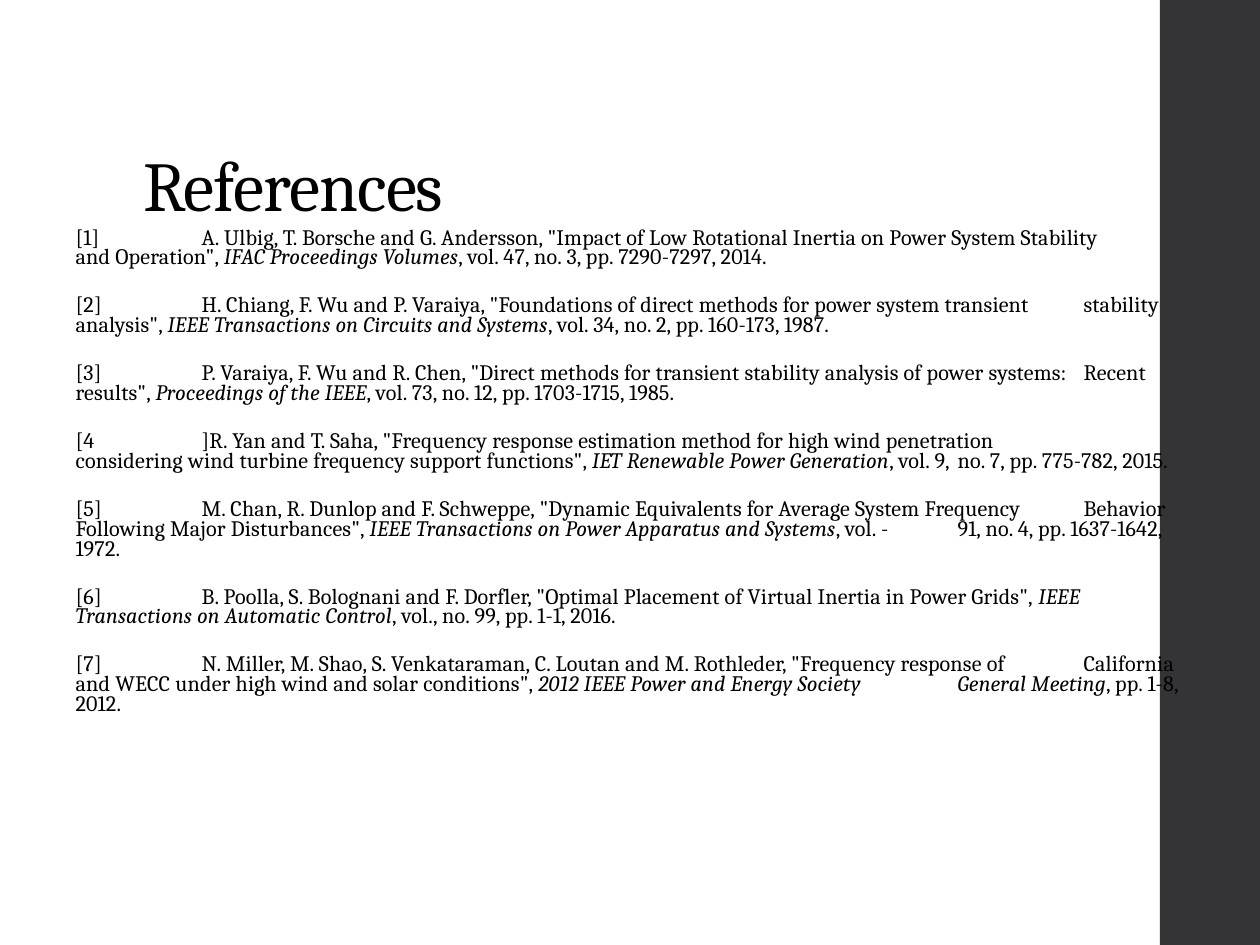
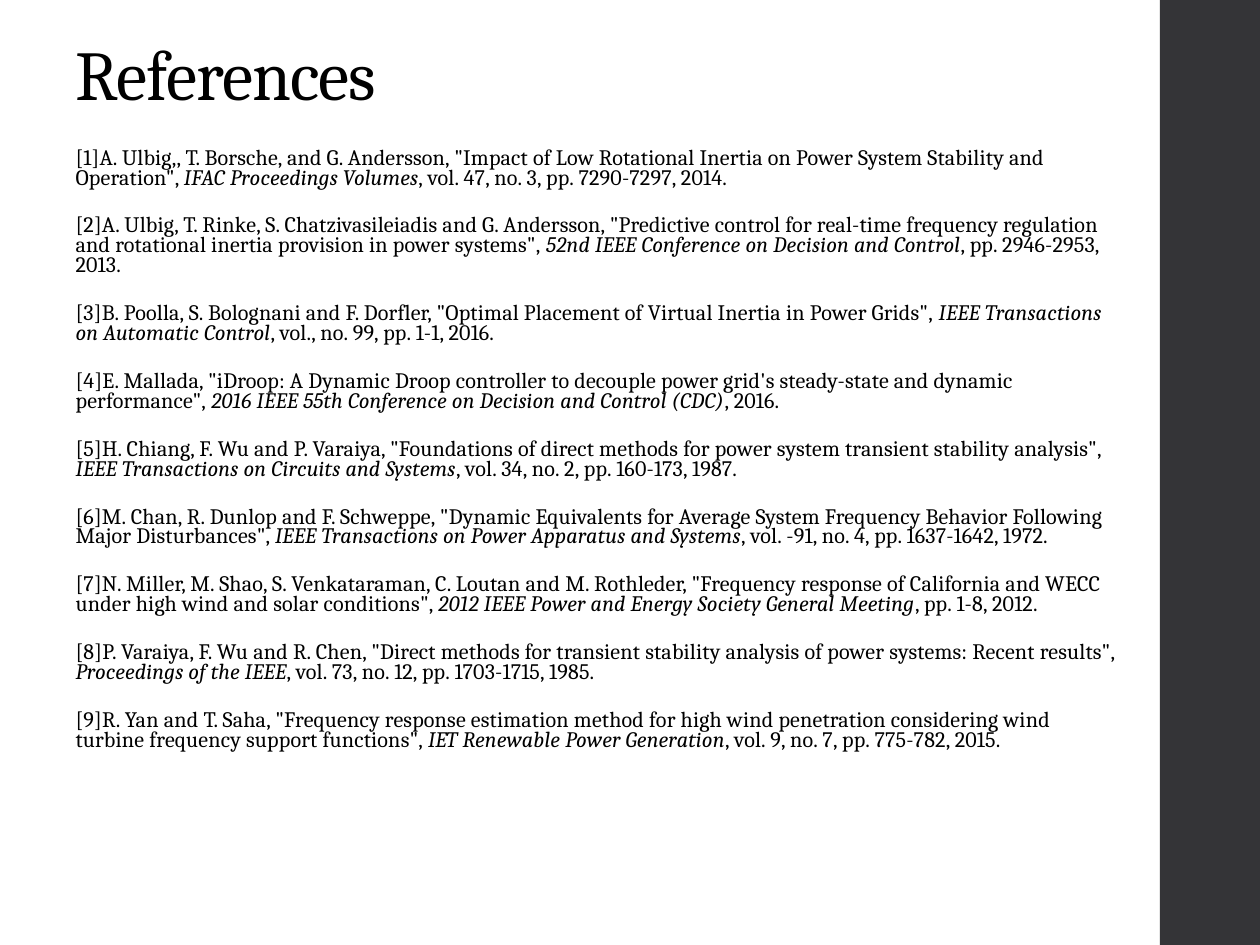
Before and after one commit to mswan96/SUPERB, a slide deck: slide 16 of Literature Review.pptx (slide 22 before the commit). Drawn at 1260x945 pixels with LibreOffice and Linux fonts; fonts in the diff are those of the drawing. Boxes give left, top, right and bottom in pixels: in the first picture for what was removed or moved away, otherwise in the second. Text is boxed around its words. In the diff, an @@ line names an element or a change of style, - is before the commit and + after.

```diff
--- a/Literature Review.pptx
+++ b/Literature Review.pptx
@@ title "References": place and size @@
-title "References" at [143,161,443,212]
+title "References" at [76,50,376,101]
@@ text at [76,149,1115,752]: text changed @@
-[1] A. Ulbig, T. Borsche and G. Andersson, "Impact of Low Rotational Inertia on Power System Stability and Operation", IFAC Proceedings Volumes, vol. 47, no. 3, pp. 7290-7297, 2014.
-[2] H. Chiang, F. Wu and P. Varaiya, "Foundations of direct methods for power system transient stability analysis", IEEE Transactions on Circuits and Systems, vol. 34, no. 2, pp. 160-173, 1987.
-[3] P. Varaiya, F. Wu and R. Chen, "Direct methods for transient stability analysis of power systems: Recent results", Proceedings of the IEEE, vol. 73, no. 12, pp. 1703-1715, 1985.
-[4 ]R. Yan and T. Saha, "Frequency response estimation method for high wind penetration considering wind turbine frequency support functions", IET Renewable Power Generation, vol. 9, no. 7, pp. 775-782, 2015.
-[5] M. Chan, R. Dunlop and F. Schweppe, "Dynamic Equivalents for Average System Frequency Behavior Following Major Disturbances", IEEE Transactions on Power Apparatus and Systems, vol. - 91, no. 4, pp. 1637-1642, 1972.
-[6] B. Poolla, S. Bolognani and F. Dorfler, "Optimal Placement of Virtual Inertia in Power Grids", IEEE Transactions on Automatic Control, vol., no. 99, pp. 1-1, 2016.
-[7] N. Miller, M. Shao, S. Venkataraman, C. Loutan and M. Rothleder, "Frequency response of California and WECC under high wind and solar conditions", 2012 IEEE Power and Energy Society General Meeting, pp. 1-8, 2012.
+[1]A. Ulbig,, T. Borsche, and G. Andersson, "Impact of Low Rotational Inertia on Power System Stability and Operation", IFAC Proceedings Volumes, vol. 47, no. 3, pp. 7290-7297, 2014.
+[2]A. Ulbig, T. Rinke, S. Chatzivasileiadis and G. Andersson, "Predictive control for real-time frequency regulation and rotational inertia provision in power systems", 52nd IEEE Conference on Decision and Control, pp. 2946-2953, 2013.
+[3]B. Poolla, S. Bolognani and F. Dorfler, "Optimal Placement of Virtual Inertia in Power Grids", IEEE Transactions on Automatic Control, vol., no. 99, pp. 1-1, 2016.
+[4]E. Mallada, "iDroop: A Dynamic Droop controller to decouple power grid's steady-state and dynamic performance", 2016 IEEE 55th Conference on Decision and Control (CDC), 2016.
+[5]H. Chiang, F. Wu and P. Varaiya, "Foundations of direct methods for power system transient stability analysis", IEEE Transactions on Circuits and Systems, vol. 34, no. 2, pp. 160-173, 1987.
+[6]M. Chan, R. Dunlop and F. Schweppe, "Dynamic Equivalents for Average System Frequency Behavior Following Major Disturbances", IEEE Transactions on Power Apparatus and Systems, vol. -91, no. 4, pp. 1637-1642, 1972.
+[7]N. Miller, M. Shao, S. Venkataraman, C. Loutan and M. Rothleder, "Frequency response of California and WECC under high wind and solar conditions", 2012 IEEE Power and Energy Society General Meeting, pp. 1-8, 2012.
+[8]P. Varaiya, F. Wu and R. Chen, "Direct methods for transient stability analysis of power systems: Recent results", Proceedings of the IEEE, vol. 73, no. 12, pp. 1703-1715, 1985.
+[9]R. Yan and T. Saha, "Frequency response estimation method for high wind penetration considering wind turbine frequency support functions", IET Renewable Power Generation, vol. 9, no. 7, pp. 775-782, 2015.
```
Also in this commit, not shown: 12 other slides changed, 6 slides removed, 1 other file.
